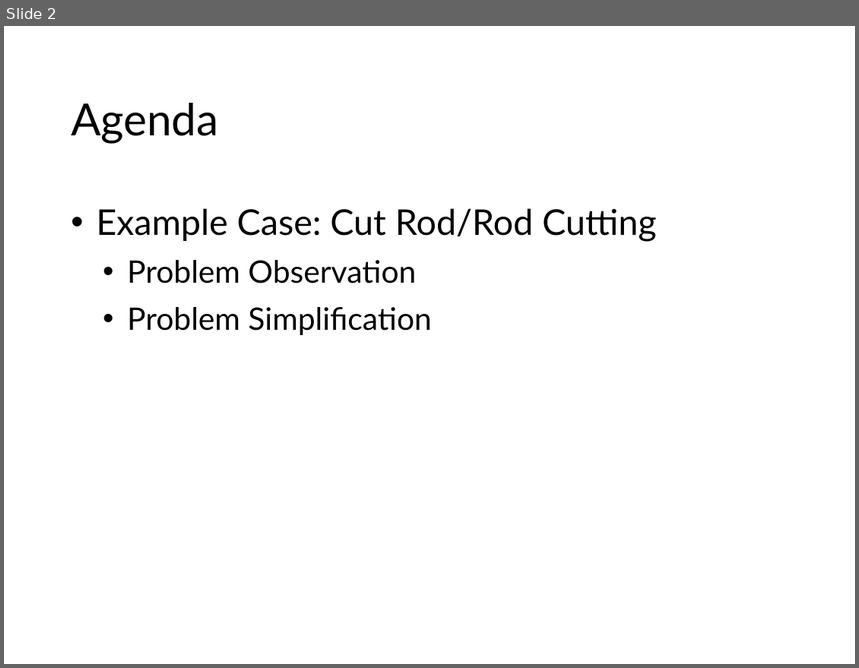
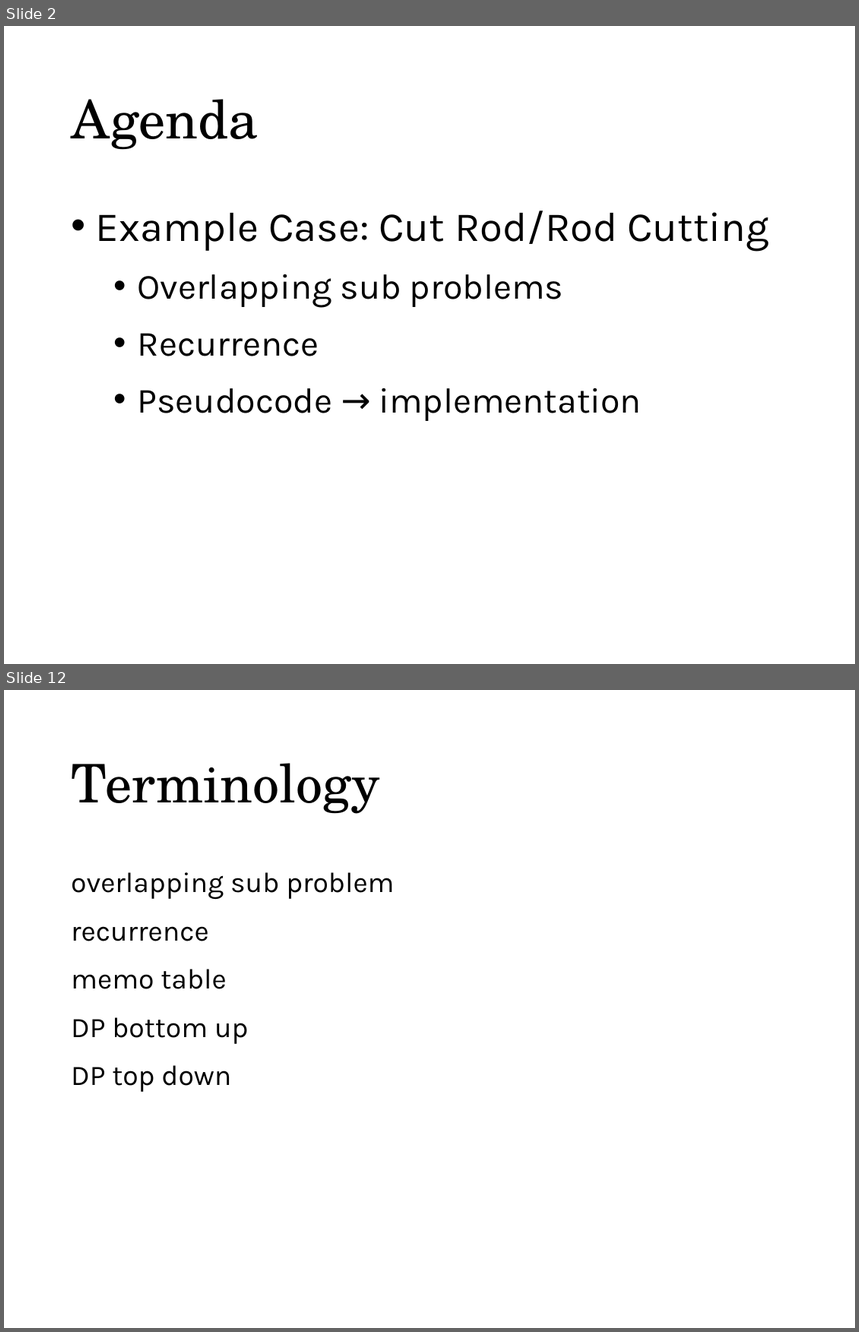
Before and after one commit to munif/paa-2, a slide deck: 161702/presentation/02 - Review Divide and Conquer/02. Review Divide and Conquer.pptx. Shown one above the other, each under a label of ours: slide 2 before the commit, slides 2 and 12 after it; the slides between them are not shown. The pictures are 859x668 and 859x1332 pixels, drawn with LibreOffice and Linux fonts; fonts in the diff are those of the drawing. Boxes give left, top, right and bottom in pixels: in the first picture for what was removed or moved away, otherwise in the second. Text is boxed around its words. In the diff, an @@ line names an element or a change of style, - is before the commit and + after.

```diff
--- a/161702/presentation/02 - Review Divide and Conquer/02. Review Divide and Conquer.pptx
+++ b/161702/presentation/02 - Review Divide and Conquer/02. Review Divide and Conquer.pptx
@@ slide 12 added at [4,690,855,1328], background #FFFFFF @@
@@ title added at [71,763,380,814], 45 pt, text #000000 @@
+Terminology
@@ text added at [71,872,394,1092], 24 pt, text #000000 @@
+overlapping sub problem
+recurrence
+memo table
+DP bottom up
+DP top down
@@ slide 2 changed as well @@
@@ title "Agenda" at [71,99,258,150]: size 37.5 to 45 pt, font Lato to TeX Gyre Schola @@
@@ text at [96,211,769,252]: size 30 to 35 pt, font Lato to Karla in "Example Case: Cut Rod/Rod Cutting"; indent changed @@
@@ text at [138,275,642,421]: text changed; size 26.2 to 30 pt; font Lato to Karla @@
-  • Problem Observation
-  • Problem Simplification
+  • Overlapping sub problems
+  • Recurrence
+  • Pseudocode → implementation
```
Also in this commit, not shown: 1 other slide changed, 9 other slides added, 4 other files.
